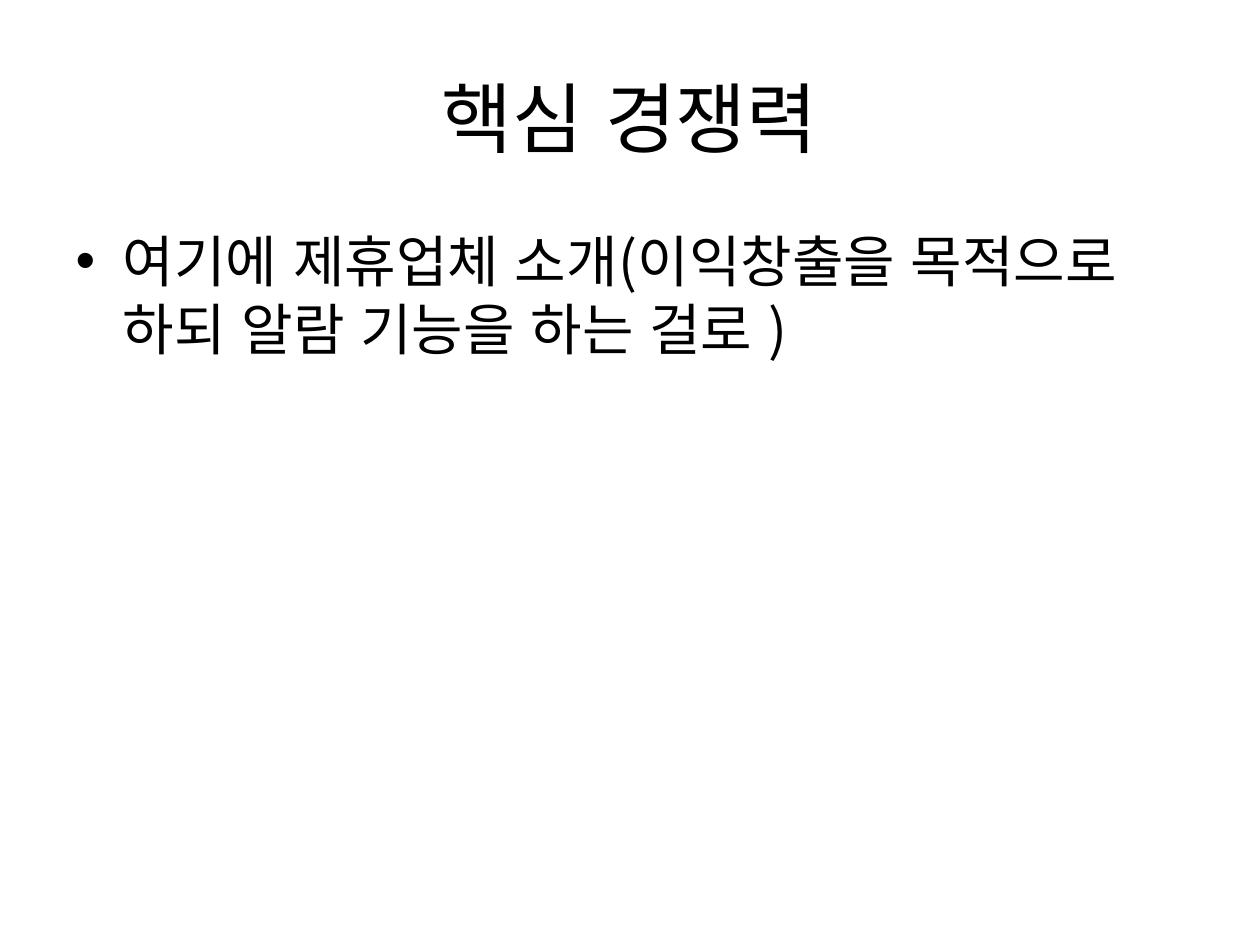
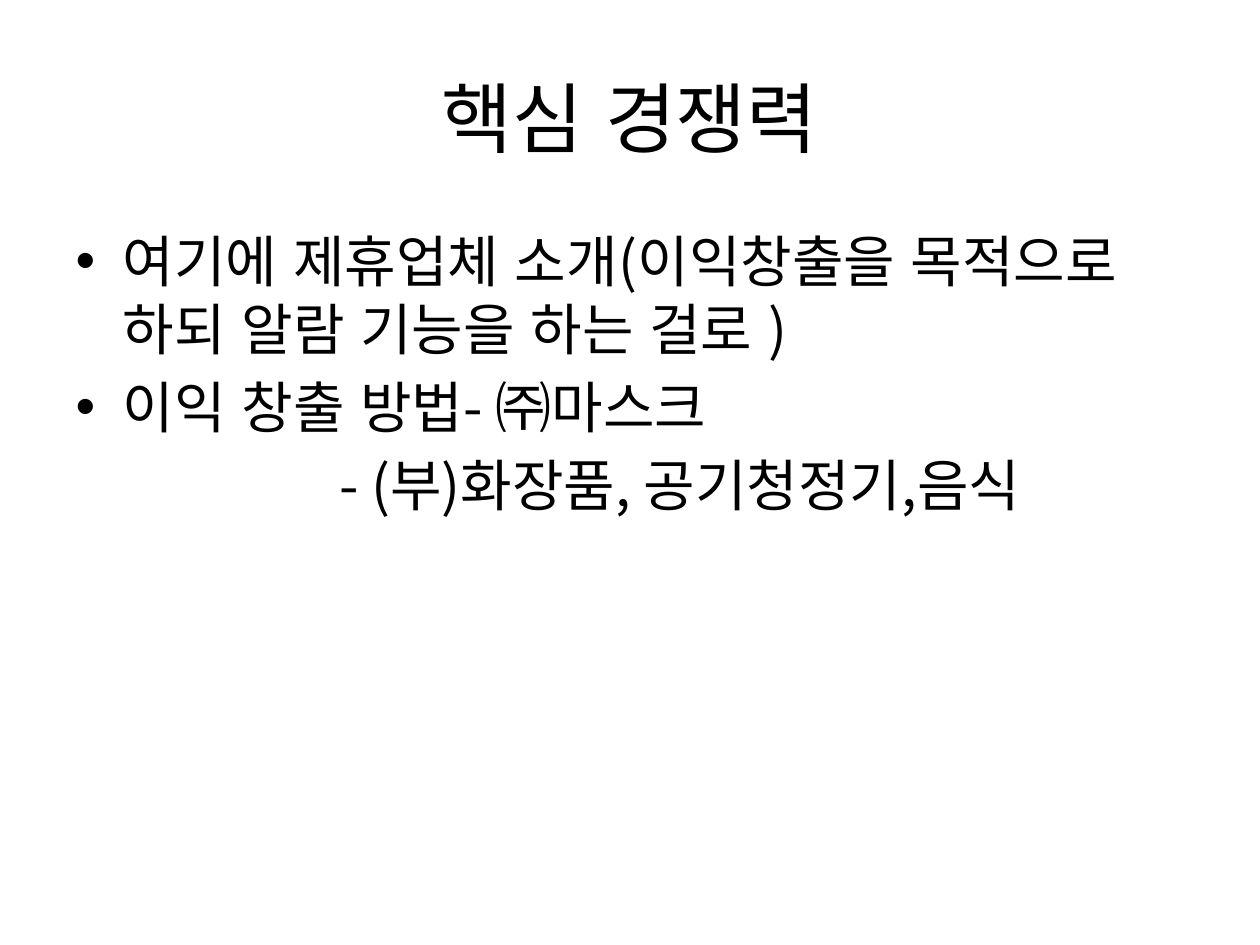
Before and after one commit to pasongsj/ideatone, a slide deck: slide 4 of ideatoneppt.pptx. Drawn at 1260x945 pixels with LibreOffice and Linux fonts; fonts in the diff are those of the drawing. Boxes give left, top, right and bottom in pixels: in the first picture for what was removed or moved away, otherwise in the second. Text is boxed around its words. In the diff, an @@ line names an element or a change of style, - is before the commit and + after.

Commit message:
해심 경쟁력 추가

```diff
--- a/ideatoneppt.pptx
+++ b/ideatoneppt.pptx
@@ text at (x1=123, y1=381, x2=1021, y2=517): paragraphs added @@
+• 이익 창출 방법- ㈜마스크
+- (부)화장품, 공기청정기,음식
```
